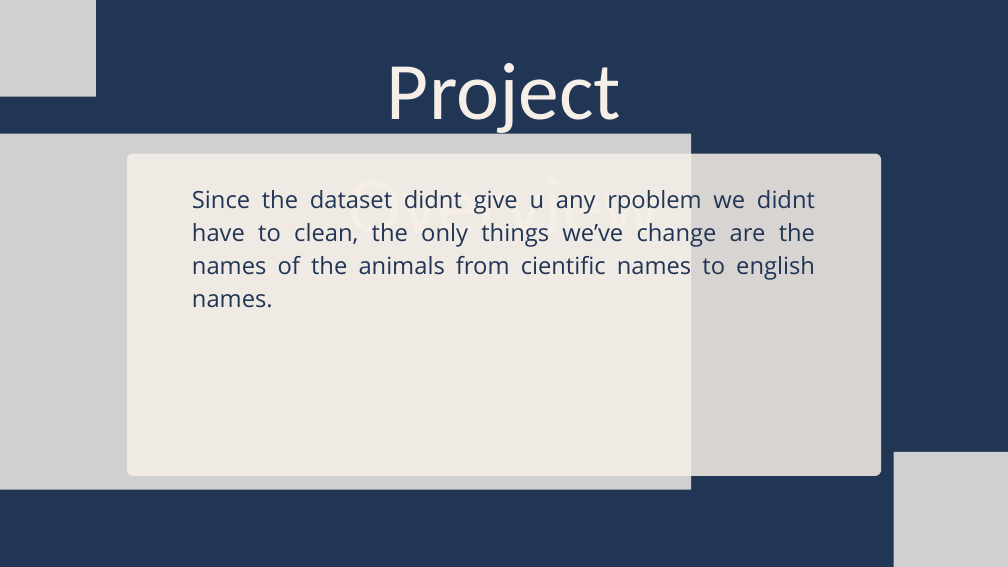
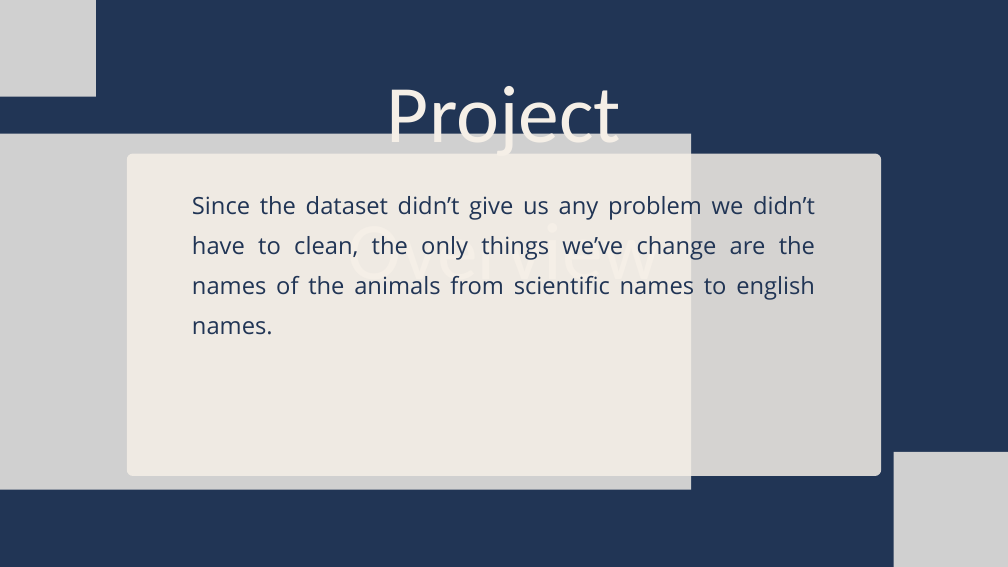
Before and after one commit to doomhazard/Alex-Castillo-IronHack-project-CNN, a slide deck: slide 2 of Deliverable/Kaggle Animals Clasification Presentation.pptx. Drawn at 1008x567 pixels with LibreOffice and Linux fonts; fonts in the diff are those of the drawing; grey boxes stand for pictures. Boxes give left, top, right and bottom in pixels: in the first picture for what was removed or moved away, otherwise in the second. Text is boxed around its words. In the diff, an @@ line names an element or a change of style, - is before the commit and + after.

```diff
--- a/Deliverable/Kaggle Animals Clasification Presentation.pptx
+++ b/Deliverable/Kaggle Animals Clasification Presentation.pptx
@@ text "Project Overview" at box(347, 86, 661, 295): line spacing 163.1pt to 1.4 @@
@@ freeform shape at box(127, 154, 881, 476): fill #F5EFE7 at 86% opacity to #F5EFE7 at 85% opacity @@
@@ text at box(192, 196, 815, 335): text changed @@
-Since the dataset didnt give u any rpoblem we didnt have to clean, the only things we’ve change are the names of the animals from cientific names to english names.
+Since the dataset didn’t give us any problem we didn’t have to clean, the only things we’ve change are the names of the animals from scientific names to english names.
```
Also in this commit, not shown: 6 other slides changed, 4 slides added, 1 slide removed, 1 other file.
